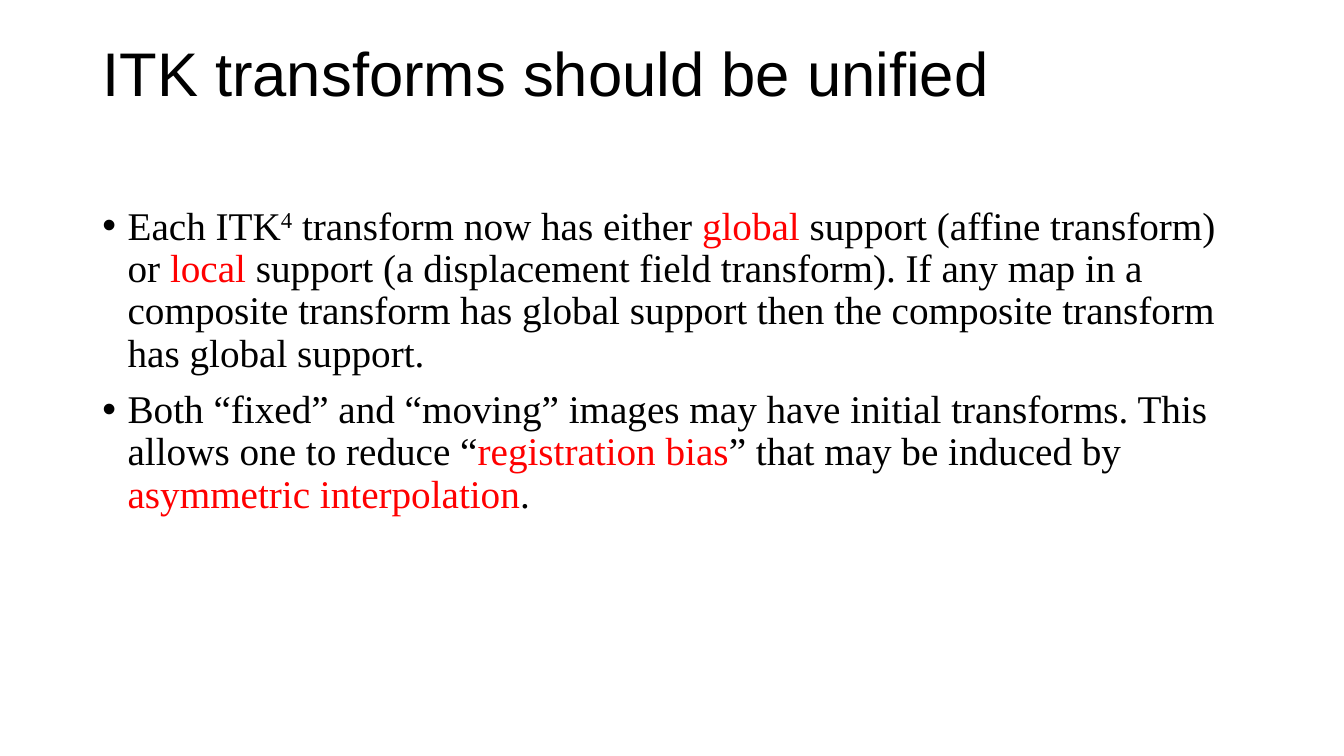
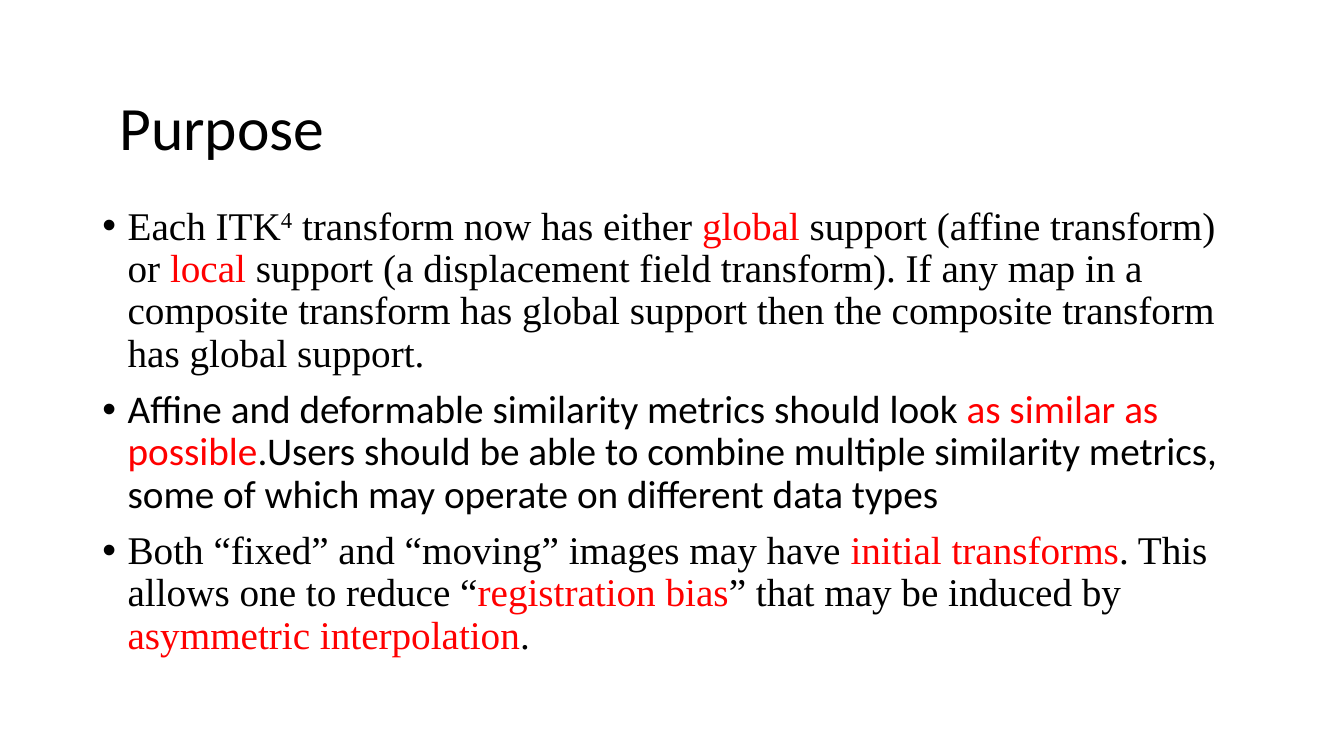
Before and after one commit to autotntfan/BIP, a slide deck: slide 9 of The insight toolkit image registration framework.pptx (slide 10 before the commit). Drawn at 1344x756 pixels with LibreOffice and Linux fonts; fonts in the diff are those of the drawing. Boxes give left, top, right and bottom in pixels: in the first picture for what was removed or moved away, otherwise in the second. Text is boxed around its words. In the diff, an @@ line names an element or a change of style, - is before the commit and + after.

```diff
--- a/The insight toolkit image registration framework.pptx
+++ b/The insight toolkit image registration framework.pptx
@@ title removed at [102,51,988,97] @@
-ITK transforms should be unified
@@ text added at [119,110,324,160], 44 pt, text #000000 @@
+Purpose
@@ text at [128,395,1217,515]: paragraph added @@
+• Affine and deformable similarity metrics should look as similar as possible.Users should be able to combine multiple similarity metrics, some of which may operate on different data types
@@ text at [128,536,1208,656]: text colour #000000 to #FF0000 in "initial transforms." @@
```
Also in this commit, not shown: 11 other slides changed, 4 slides added, 1 slide removed.
